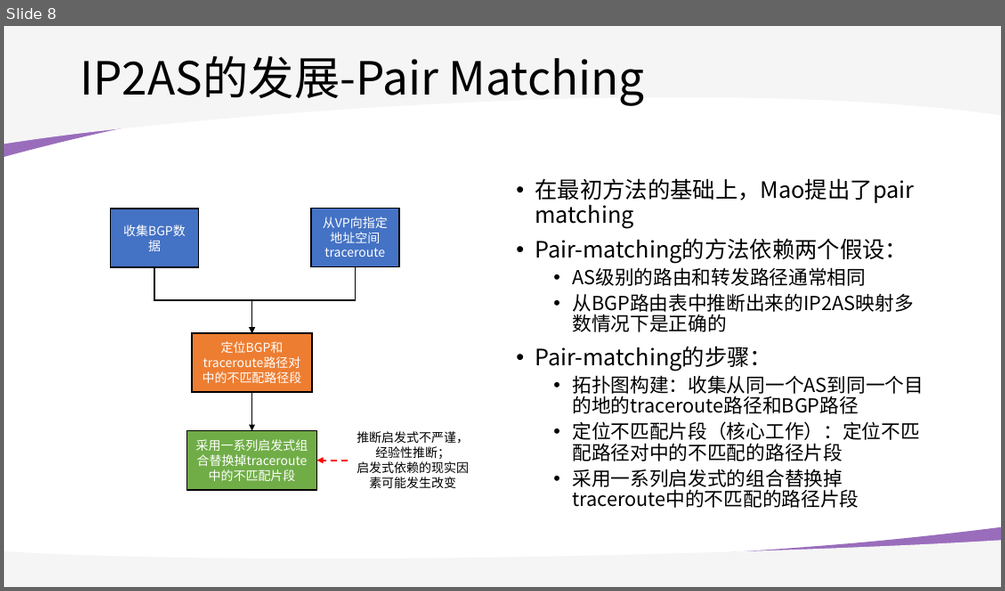
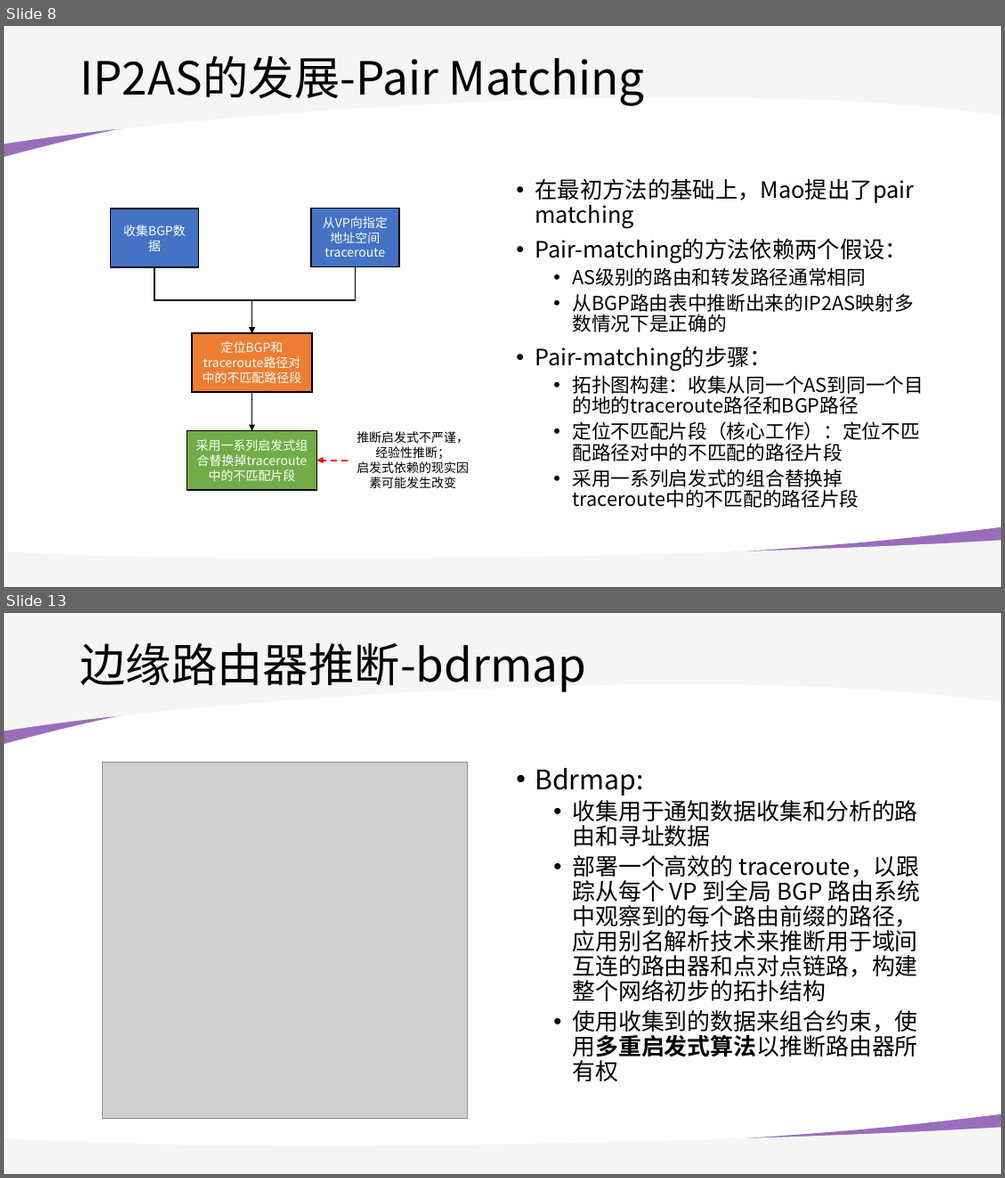
Before and after one commit to WhileBug/IP2AS_survey, a slide deck: PPT/IP2AS_survey.pptx. Shown one above the other, each under a label of ours: slide 8 before the commit, slides 8 and 13 after it; the slides between them are not shown. The pictures are 1005x591 and 1005x1178 pixels, drawn with LibreOffice and Linux fonts; fonts in the diff are those of the drawing; grey boxes stand for pictures; background and template pictures are left out. Boxes give left, top, right and bottom in pixels: in the first picture for what was removed or moved away, otherwise in the second. Text is boxed around its words. In the diff, an @@ line names an element or a change of style, - is before the commit and + after.

```diff
--- a/PPT/IP2AS_survey.pptx
+++ b/PPT/IP2AS_survey.pptx
@@ slide 13 added at [4, 613, 1001, 1174], background #FFFFFF; not listed: 4 template elements that a slide beside it also shows @@
@@ title added at [80, 643, 586, 692], 44 pt, text #000000 @@
+边缘路由器推断-bdrmap
@@ picture added at [102, 763, 467, 1119] @@
@@ text added at [534, 768, 920, 1081], 22.2 pt, text #000000 @@
+• Bdrmap:
+  • 收集用于通知数据收集和分析的路由和寻址数据
+  • 部署一个高效的 traceroute，以跟踪从每个 VP 到全局 BGP 路由系统中观察到的每个路由前缀的路径，应用别名解析技术来推断用于域间互连的路由器和点对点链路，构建整个网络初步的拓扑结构
+  • 使用收集到的数据来组合约束，使用多重启发式算法以推断路由器所有权
```
Also in this commit, not shown: 1 slide changed, 5 other slides added, 1 other file.
